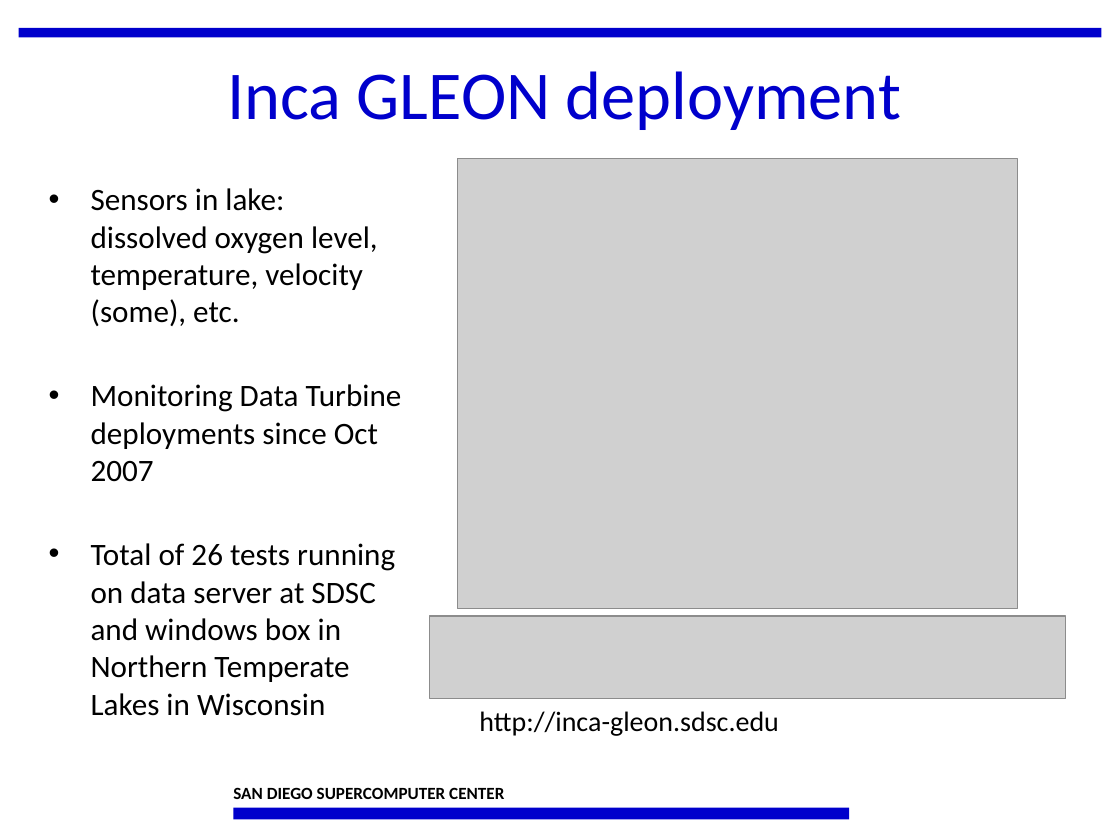
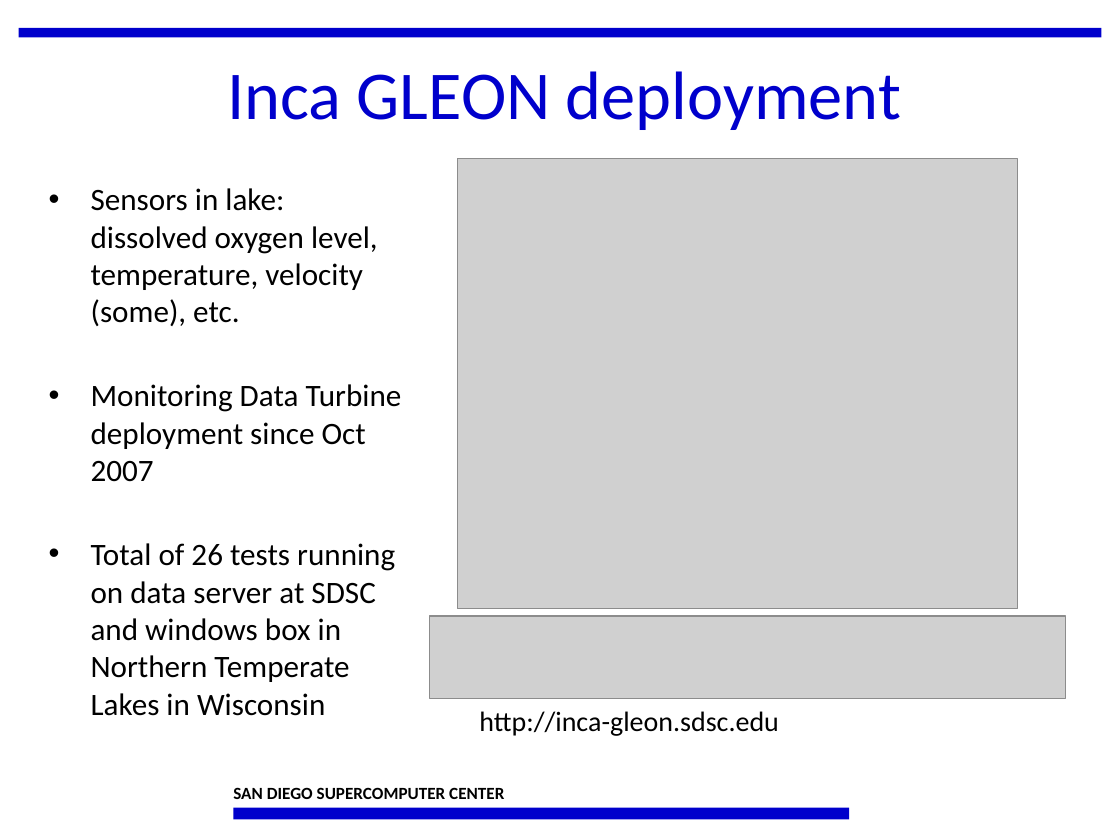
Before and after one commit to IncaProject/inca-xsede, a slide deck: slide 5 of talks/inca-osdt.ppt (slide 6 before the commit). Drawn at 1120x840 pixels with LibreOffice and Linux fonts; fonts in the diff are those of the drawing; grey boxes stand for pictures; background and template pictures are left out. Boxes give left, top, right and bottom in pixels: in the first picture for what was removed or moved away, otherwise in the second. Text is boxed around its words. In the diff, an @@ line names an element or a change of style, - is before the commit and + after.

```diff
--- a/talks/inca-osdt.ppt
+++ b/talks/inca-osdt.ppt
@@ text at (91,384,402,482): text changed @@
-• Monitoring Data Turbine deployments since Oct 2007
+• Monitoring Data Turbine deployment since Oct 2007
```
Also in this commit, not shown: 1 other slide changed, 1 slide added.
